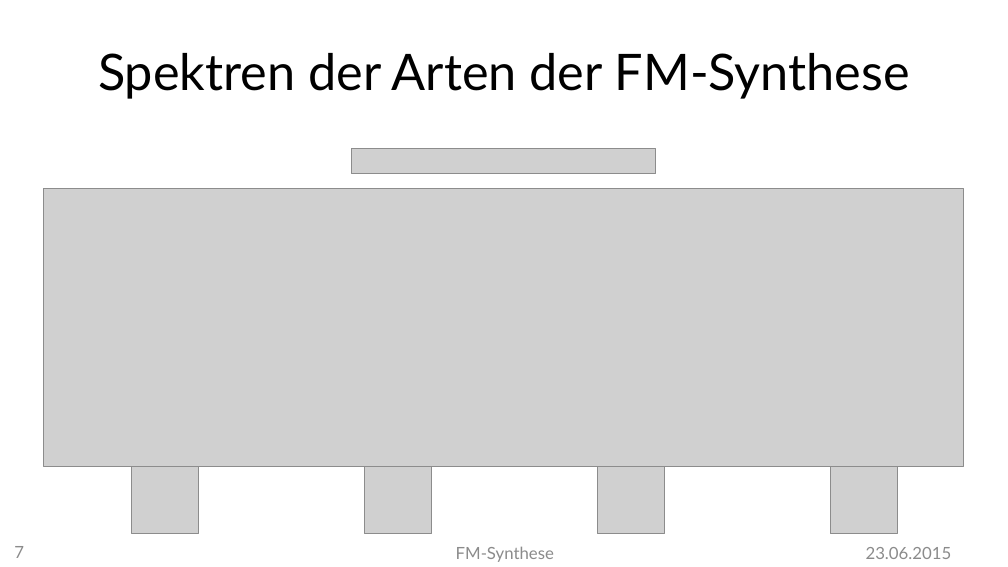
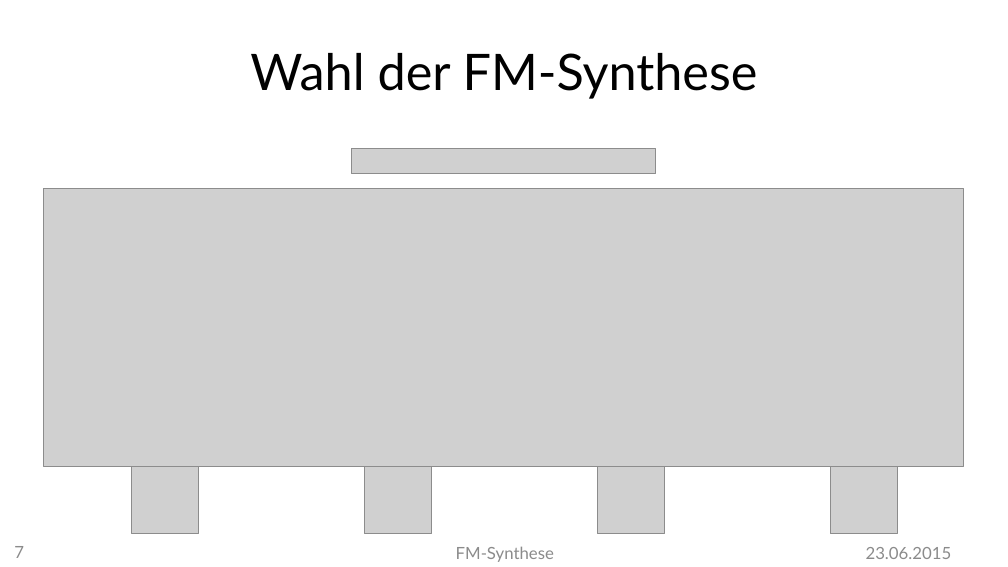
Before and after one commit to MBulli/VSeminar, a slide deck: slide 7 of Praesentation/FMSynthese-Gary.pptx. Drawn at 1008x567 pixels with LibreOffice and Linux fonts; fonts in the diff are those of the drawing; grey boxes stand for pictures; background and template pictures are left out. Boxes give left, top, right and bottom in pixels: in the first picture for what was removed or moved away, otherwise in the second. Text is boxed around its words. In the diff, an @@ line names an element or a change of style, - is before the commit and + after.

```diff
--- a/Praesentation/FMSynthese-Gary.pptx
+++ b/Praesentation/FMSynthese-Gary.pptx
@@ title at bbox=[250, 53, 758, 98]: text changed @@
-Spektren der Arten der FM-Synthese
+Wahl der FM-Synthese
```
Also in this commit, not shown: 2 other slides changed, 5 other files.
